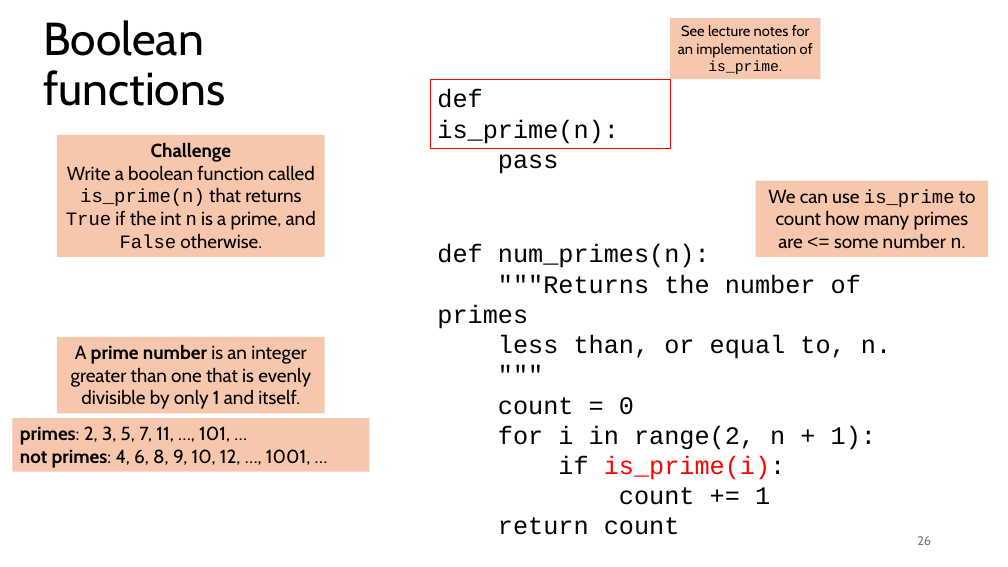
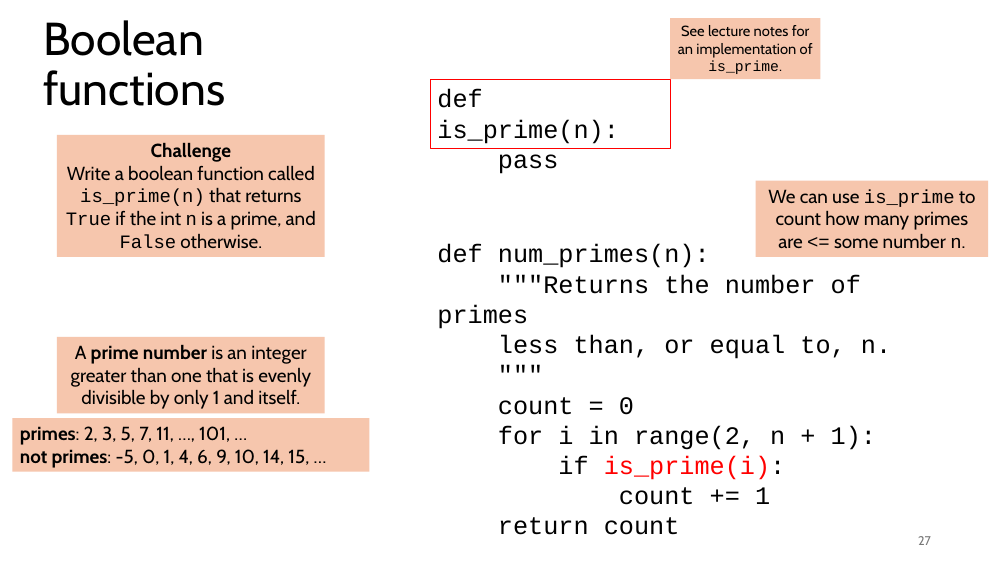
Before and after one commit to tjd1234/cmpt120spring2026, a slide deck: slide 27 of lecture_notes/chapter6/chapter6.pptx (slide 26 before the commit). Drawn at 1008x567 pixels with LibreOffice and Linux fonts; fonts in the diff are those of the drawing. Boxes give left, top, right and bottom in pixels: in the first picture for what was removed or moved away, otherwise in the second. Text is boxed around its words. In the diff, an @@ line names an element or a change of style, - is before the commit and + after.

```diff
--- a/lecture_notes/chapter6/chapter6.pptx
+++ b/lecture_notes/chapter6/chapter6.pptx
@@ text in rectangle at (x1=20, y1=426, x2=309, y2=468): text changed @@
-primes: 2, 3, 5, 7, 11, …, 101, …
-not primes: 4, 6, 8, 9, 10, 12, …, 1001, …
+primes: 2, 3, 5, 7, 11, …, 101, …
+not primes: -5, 0, 1, 4, 6, 9, 10, 14, 15, …
@@ page number at (x1=918, y1=536, x2=931, y2=545): text changed @@
-26
+27
```
Also in this commit, not shown: 15 other slides changed, 4 slides added, 4 slides removed, 2 other files.
